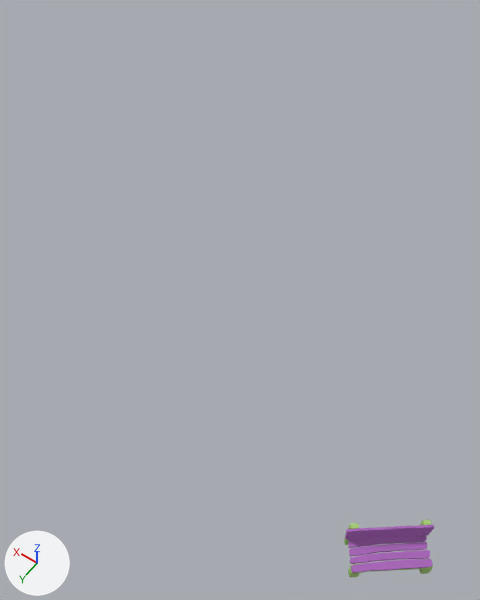
What one commit did to the FBX model Assets/LevelAssets/LevelAssets_Grouped/Bench_Section-one.fbx.
The view is the same before and after, from a 50 mm lens placed at (-22.6, 18.6, 17.2), pointed at (-14.1, 6.8, -1.3). The lights are fixed; the arrows at lower left show +X, +Y and +Z. The older version comes first.
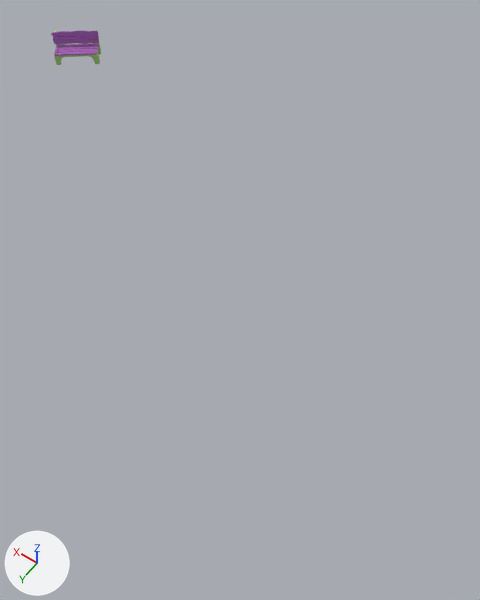
Commit message: Update Bench_Section-one

The change, as a list of edits to the scene's bpy script:
```text
Change me_plane_615:
    used by ob_plane_588; location = (-22.43, 12.14, 0.74)
    remove me_plane_615.from_pydata(...)  # 5948 vertices, 2988 faces; spans x -1.1..0.99, y -0.83..1.05, z -0.21..0.54
    add me_plane_615.from_pydata(...)  # 5948 vertices, 2988 faces; spans x -1.1..0.99, y -0.83..1.05, z 0.04..0.78
    me_plane_615 part 1: the whole mesh is moved by (0.0, 0.0, 0.25)
Change ob_cube_072:
    ob_cube_072.location: (-22.45, 12.14, 0.49) -> (0.0, 0.0, 0.0)
Change ob_plane_588:
    ob_plane_588.location: (-22.43, 12.14, 0.74) -> (0.0, 0.0, 0.0)
```

Location of each change, [x1, y1, x2, y2] in pixels of the pictures (480 x 600 px):
'Plane.588', moved
    before: [345, 525, 434, 573]
    after: [51, 30, 99, 56]
'Cube.072', moved
    before: [344, 520, 433, 577]
    after: [54, 31, 101, 65]
